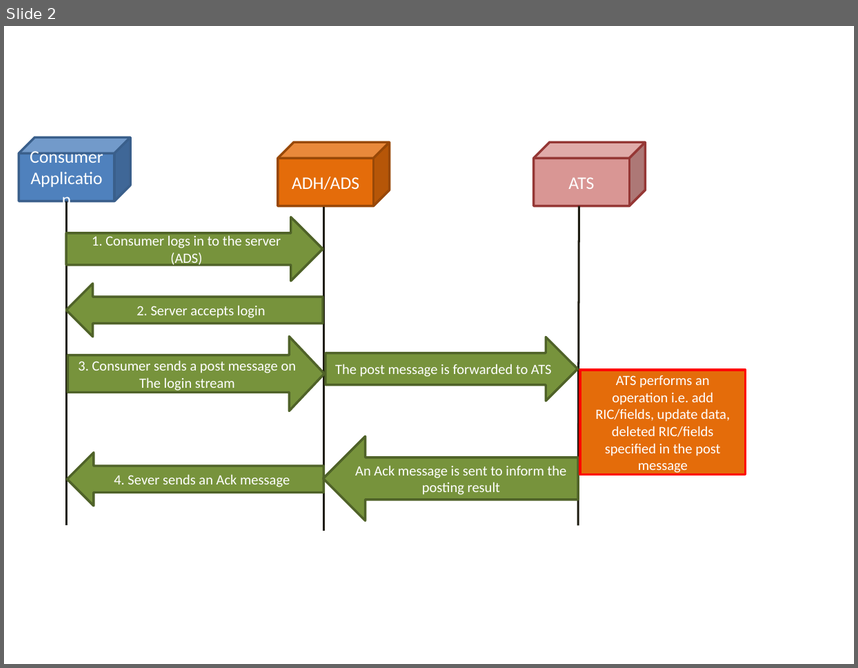
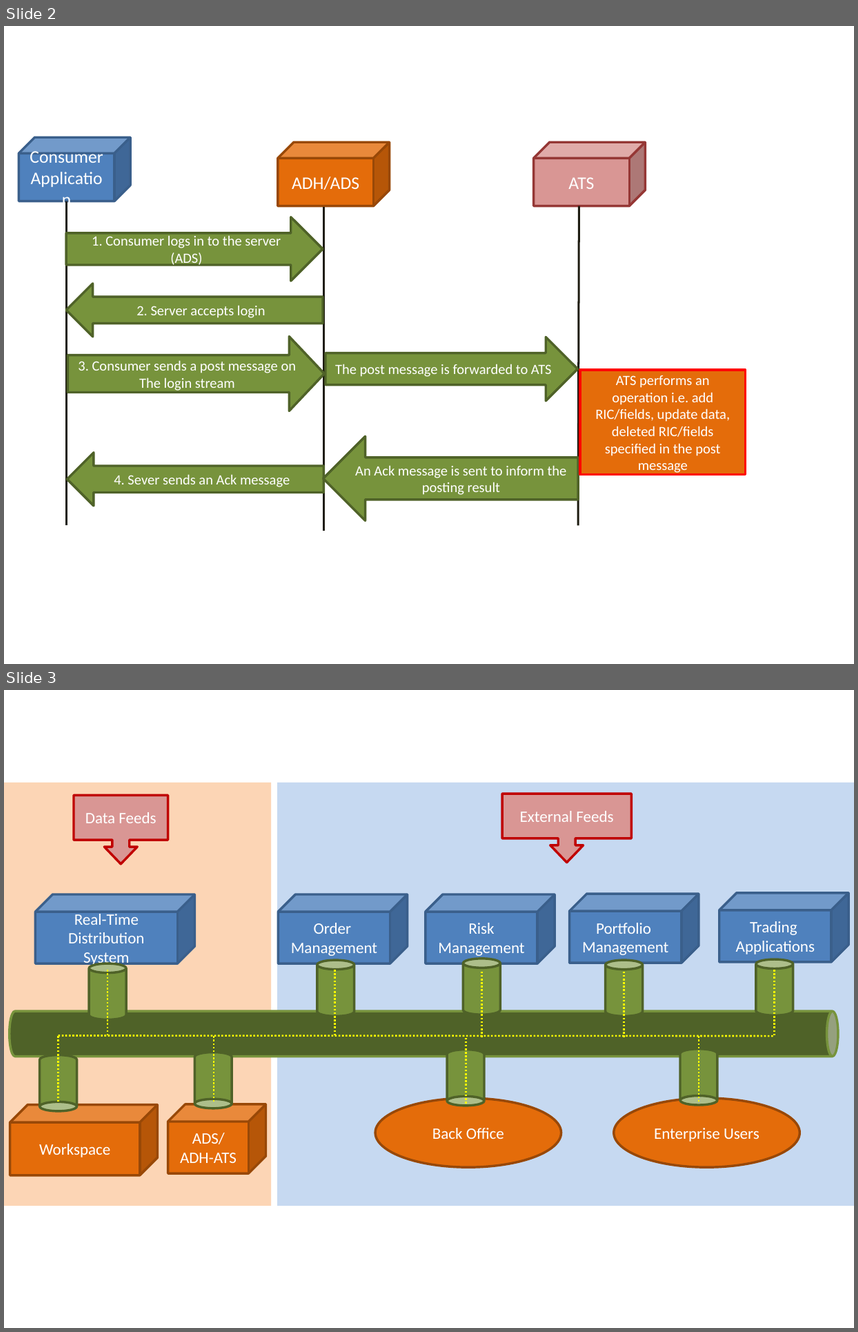
Before and after one commit to LSEG-API-Samples/Article.EMA.CSharp.Posting.ATS, a slide deck: diagram.pptx. Shown one above the other, each under a label of ours: slide 2 before the commit, slides 2 and 3 after it. The pictures are 858x668 and 858x1332 pixels, drawn with LibreOffice and Linux fonts; fonts in the diff are those of the drawing. Boxes give left, top, right and bottom in pixels: in the first picture for what was removed or moved away, otherwise in the second. Text is boxed around its words. In the diff, an @@ line names an element or a change of style, - is before the commit and + after.

```diff
--- a/diagram.pptx
+++ b/diagram.pptx
@@ slide 3 added at (x1=4, y1=690, x2=854, y2=1328), background #FFFFFF @@
@@ rectangle added at (x1=4, y1=782, x2=271, y2=1206), fill #FCD5B5 @@
@@ rectangle added at (x1=278, y1=782, x2=854, y2=1206), fill #C6D9F1 @@
@@ down arrow callout added at (x1=74, y1=796, x2=168, y2=865), fill #D99694, outline #C00000 2 pt, 13.5 pt, text #FFFFFF @@
+Data Feeds
@@ down arrow callout added at (x1=502, y1=793, x2=631, y2=862), fill #D99694, outline #C00000 2 pt, 13.5 pt, text #FFFFFF @@
+External Feeds
@@ cube added at (x1=36, y1=894, x2=195, y2=963), fill #4F81BD, outline #3A5F8C 2 pt, 13.5 pt, text #FFFFFF @@
+Real-Time Distribution System
@@ cube added at (x1=279, y1=894, x2=408, y2=963), fill #4F81BD, outline #3A5F8C 2 pt, 13.5 pt, text #FFFFFF @@
+Order
+Management
@@ cube added at (x1=426, y1=894, x2=555, y2=963), fill #4F81BD, outline #3A5F8C 2 pt, 13.5 pt, text #FFFFFF @@
+Risk
+Management
@@ cube added at (x1=569, y1=894, x2=699, y2=963), fill #4F81BD, outline #3A5F8C 2 pt, 13.5 pt, text #FFFFFF @@
+Portfolio
+Management
@@ cube added at (x1=720, y1=893, x2=849, y2=962), fill #4F81BD, outline #3A5F8C 2 pt, 13.5 pt, text #FFFFFF @@
+Trading
+Applications
@@ cylinder added at (x1=463, y1=958, x2=500, y2=1015), fill #77933C, outline #4F6228 2 pt @@
@@ cylinder added at (x1=89, y1=964, x2=126, y2=1020), fill #77933C, outline #4F6228 2 pt @@
@@ line added from (107, 1035) to (107, 969), #FFFF00 1.5 pt dashed @@
@@ cylinder added at (x1=317, y1=960, x2=355, y2=1016), fill #77933C, outline #4F6228 2 pt @@
@@ line added from (335, 1035) to (335, 969), #FFFF00 1.5 pt dashed @@
@@ line added from (481, 1037) to (481, 971), #FFFF00 1.5 pt dashed @@
@@ cylinder added at (x1=606, y1=960, x2=643, y2=1016), fill #77933C, outline #4F6228 2 pt @@
@@ line added from (624, 1037) to (624, 971), #FFFF00 1.5 pt dashed @@
@@ cylinder added at (x1=756, y1=960, x2=794, y2=1016), fill #77933C, outline #4F6228 2 pt @@
@@ line added from (774, 1035) to (774, 969), #FFFF00 1.5 pt dashed @@
@@ cylinder added at (x1=9, y1=1012, x2=838, y2=1056), fill #4F6228, outline #77933C 2 pt @@
@@ line added from (59, 1035) to (774, 1036), #FFFF00 1.5 pt dashed @@
@@ line added from (59, 1101) to (59, 1035), #FFFF00 1.5 pt dashed @@
@@ line added from (214, 1101) to (214, 1035), #FFFF00 1.5 pt dashed @@
@@ line added from (466, 1103) to (466, 1037), #FFFF00 1.5 pt dashed @@
@@ line added from (699, 1101) to (699, 1035), #FFFF00 1.5 pt dashed @@
@@ cylinder added at (x1=40, y1=1055, x2=77, y2=1111), fill #77933C, outline #4F6228 2 pt @@
@@ cylinder added at (x1=194, y1=1052, x2=232, y2=1108), fill #77933C, outline #4F6228 2 pt @@
@@ cylinder added at (x1=447, y1=1049, x2=484, y2=1105), fill #77933C, outline #4F6228 2 pt @@
@@ cylinder added at (x1=680, y1=1049, x2=717, y2=1105), fill #77933C, outline #4F6228 2 pt @@
@@ ellipse added at (x1=375, y1=1098, x2=562, y2=1167), fill #E46C0A, outline #984807 2 pt, 13.5 pt, text #FFFFFF @@
+Back Office
@@ ellipse added at (x1=613, y1=1098, x2=800, y2=1167), fill #E46C0A, outline #984807 2 pt, 13.5 pt, text #FFFFFF @@
+Enterprise Users
@@ cube added at (x1=10, y1=1105, x2=157, y2=1175), fill #E46C0A, outline #984807 2 pt, 13.5 pt, text #FFFFFF @@
+Workspace
@@ cube added at (x1=168, y1=1104, x2=266, y2=1173), fill #E46C0A, outline #984807 2 pt, 13.5 pt, text #FFFFFF @@
+ADS/ADH-ATS
```
Also in this commit, not shown: 1 other slide added, 4 other files.
